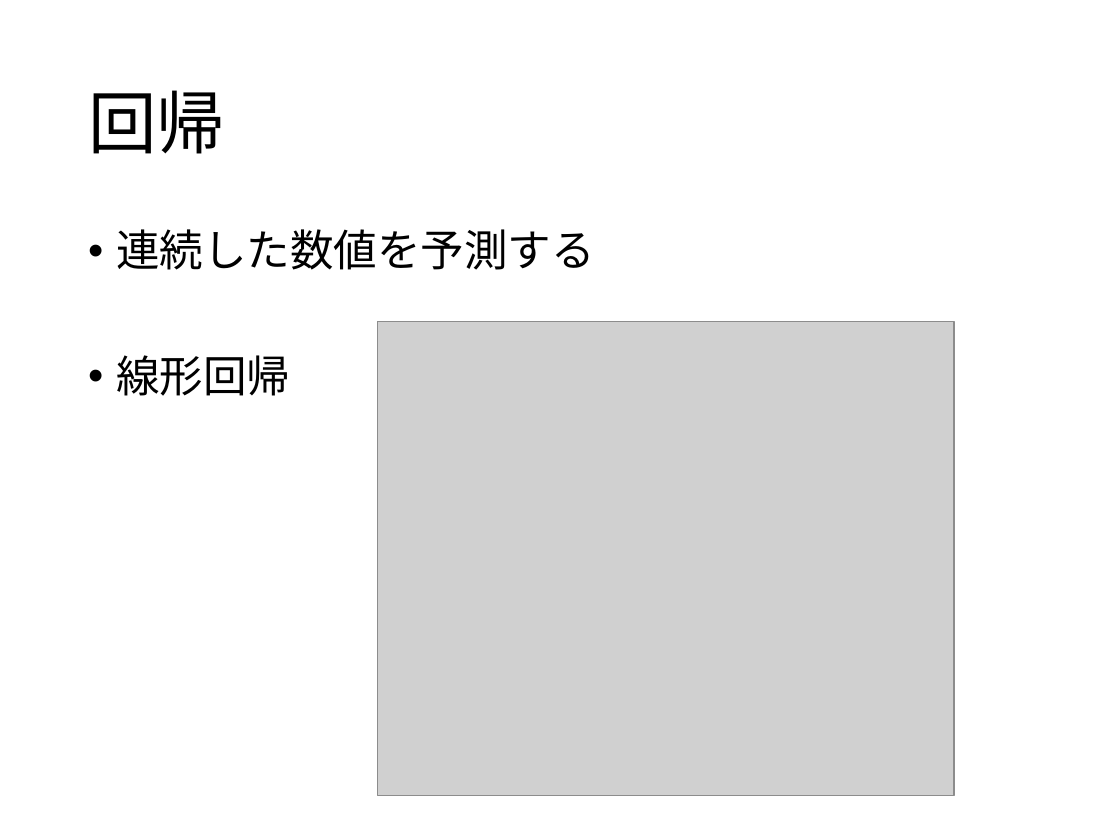
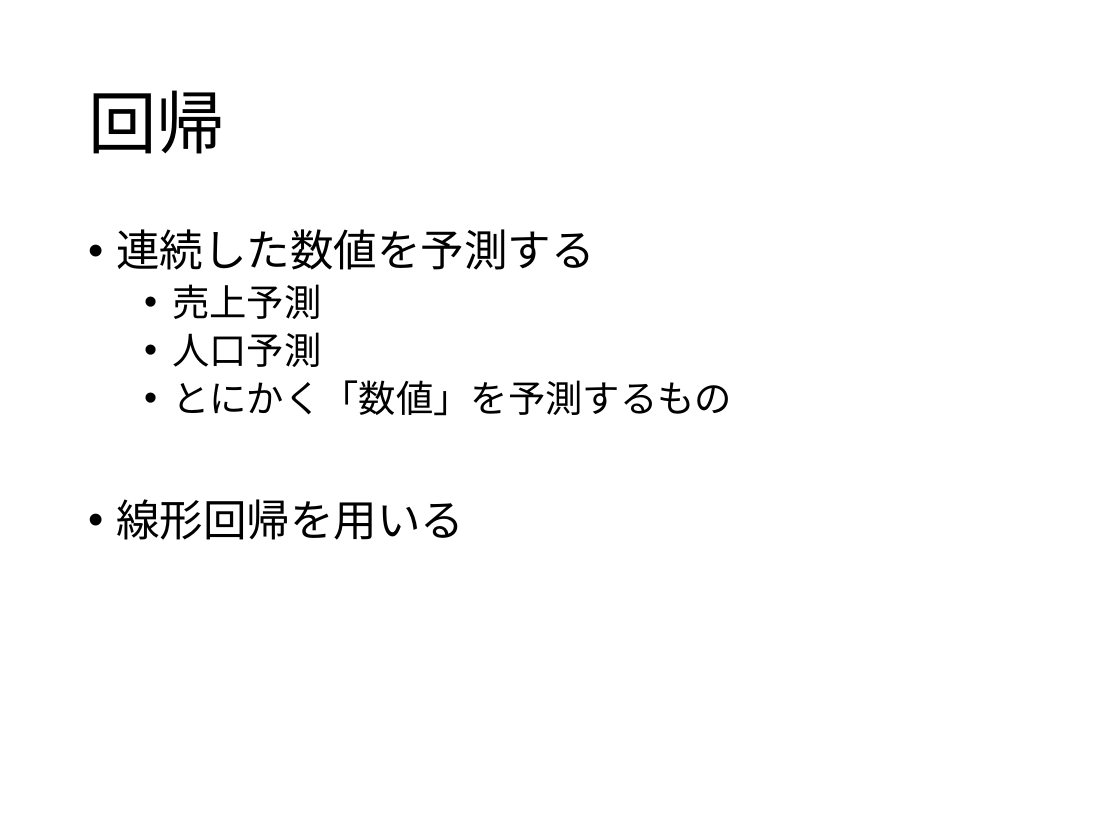
Before and after one commit to rina-tanaka731/AI, a slide deck: slide 3 of AI系/教師あり学習.pptx. Drawn at 1120x840 pixels with LibreOffice and Linux fonts; fonts in the diff are those of the drawing; grey boxes stand for pictures. Boxes give left, top, right and bottom in pixels: in the first picture for what was removed or moved away, otherwise in the second. Text is boxed around its words. In the diff, an @@ line names an element or a change of style, - is before the commit and + after.

```diff
--- a/AI系/教師あり学習.pptx
+++ b/AI系/教師あり学習.pptx
@@ text at (116,284,732,540): text changed; size 28 to 24 pt @@
-• 線形回帰
+  • 売上予測
+  • 人口予測
+  • とにかく「数値」を予測するもの
+• 線形回帰を用いる
@@ picture removed at (377,321,954,795) @@
```
Also in this commit, not shown: 4 other slides changed, 3 slides added, 1 slide removed, 1 other file.
